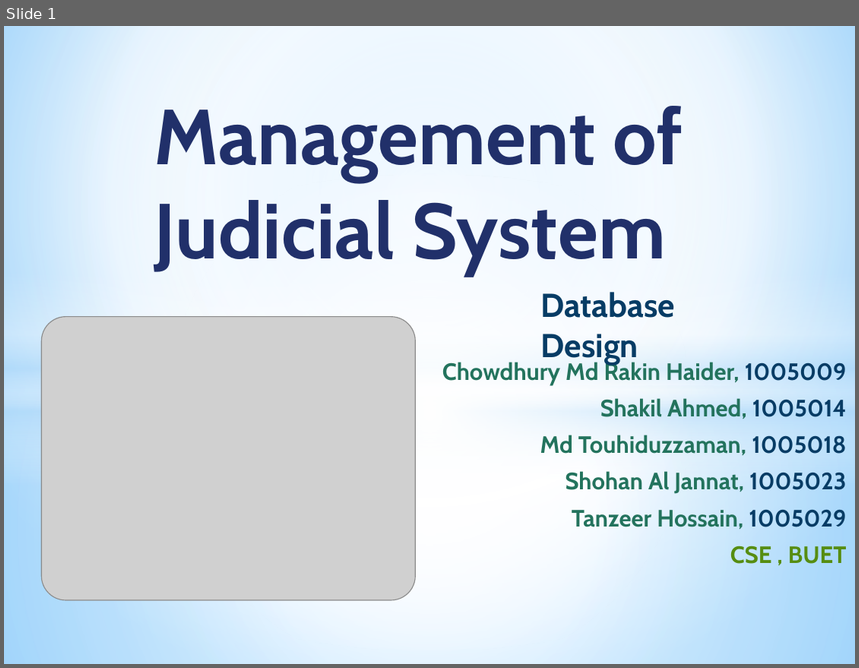
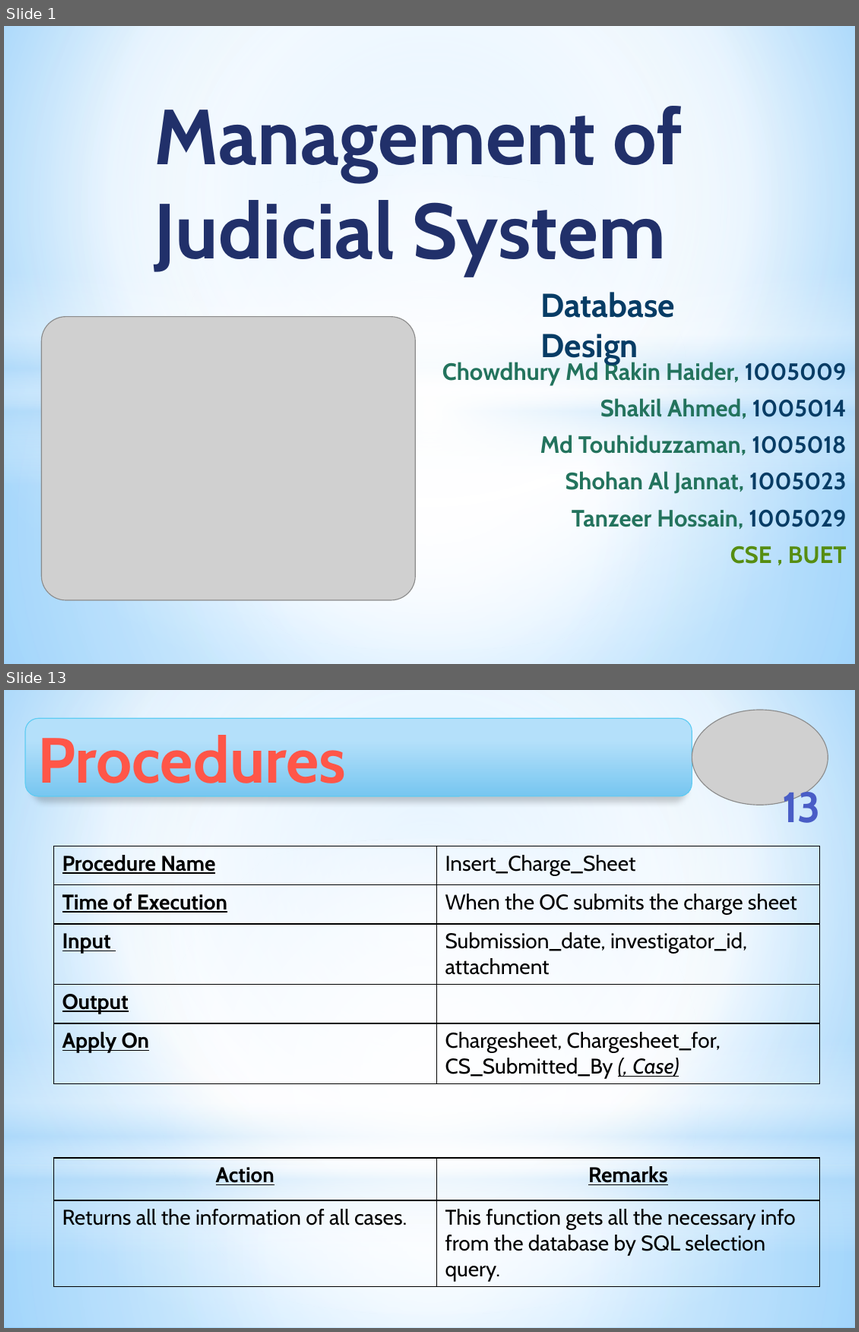
Before and after one commit to Touhid18/CSE308-Management_of_Judicial_System-1005009_1005014_1005018_1005023_1005029, a slide deck: ISD_Management_of_Judicial_System_DatabaseDesign.pptx. Shown one above the other, each under a label of ours: slide 1 before the commit, slides 1 and 13 after it; the slides between them are not shown. The pictures are 859x668 and 859x1332 pixels, drawn with LibreOffice and Linux fonts; fonts in the diff are those of the drawing; grey boxes stand for pictures. Boxes give left, top, right and bottom in pixels: in the first picture for what was removed or moved away, otherwise in the second. Text is boxed around its words. In the diff, an @@ line names an element or a change of style, - is before the commit and + after.

Commit message:
Database Design _ Trigger and procedure with the complete ERD is complete

```diff
--- a/ISD_Management_of_Judicial_System_DatabaseDesign.pptx
+++ b/ISD_Management_of_Judicial_System_DatabaseDesign.pptx
@@ slide 13 added at (4,690,855,1328), background gradient #9ED5FF to #FFFFFF to #5BB9FF @@
@@ rectangle added at (4,690,855,1165), fill gradient #FFFFFF to #B4DCFA @@
@@ picture added at (692,710,828,805) @@
@@ rounded rectangle added at (25,718,692,796), fill gradient #B1E2FD to #76C6F1, outline #5ECCF3 0.75 pt, 54 pt, text gradient #FF6155 to #FF5748 to #EF3718, bold @@
+Procedures
@@ page number added at (782,786,821,823), 36 pt, text gradient #717FD2 to #4A5EC6 to #324CB5 to #31479D to #30469A, bold @@
+13
@@ ellipse added at (4,839,855,1314), fill gradient #FFFFFF @@
@@ table added at (53,846,819,1103), 5 rows, 2 columns @@
+Procedure Name | Insert_Charge_Sheet
+Time of Execution | When the OC submits the charge sheet
+Input | Submission_date, investigator_id, attachment
+Output | 
+Apply On | Chargesheet, Chargesheet_for, CS_Submitted_By (, Case)
@@ rectangle added at (4,1040,855,1253), fill gradient #FFFFFF to #B4DCFA @@
@@ rectangle added at (4,1165,855,1328), fill gradient #FFFFFF to #B4DCFA @@
@@ table added at (53,1158,819,1286), 2 rows, 2 columns @@
+Action | Remarks
+Returns all the information of all cases. | This function gets all the necessary info from the database by SQL selection query.
```
Also in this commit, not shown: 14 other slides added, 3 slides removed, 1 other file.
